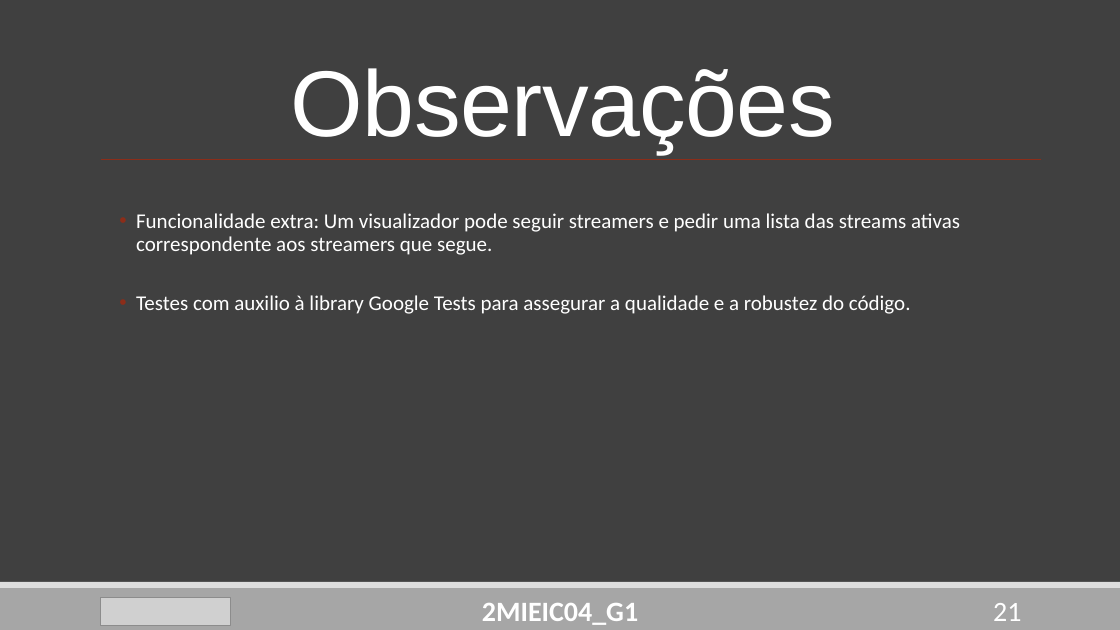
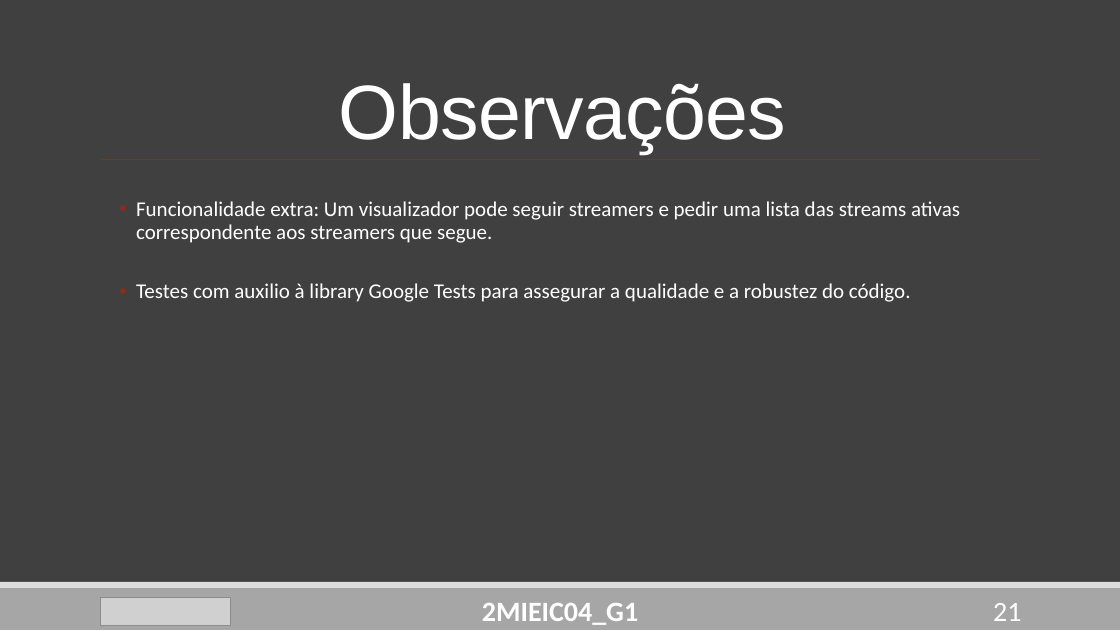
Before and after one commit to DoStini/FEUP-AEDA-proj, a slide deck: slide 21 of StreamZ_Apresentation4.pptx. Drawn at 1120x630 pixels with LibreOffice and Linux fonts; fonts in the diff are those of the drawing; grey boxes stand for pictures. Boxes give left, top, right and bottom in pixels: in the first picture for what was removed or moved away, otherwise in the second. Text is boxed around its words. In the diff, an @@ line names an element or a change of style, - is before the commit and + after.

Commit message:
pp final

```diff
--- a/StreamZ_Apresentation4.pptx
+++ b/StreamZ_Apresentation4.pptx
@@ title "Observações" at bbox=[339, 83, 786, 154]: size 80 to 66 pt @@
@@ text "Funcionalidade extra: Um visualizador pode ...": place and size @@
-text "Funcionalidade extra: Um visualizador pode ..." at bbox=[136, 213, 960, 314]
+text "Funcionalidade extra: Um visualizador pode ..." at bbox=[136, 201, 960, 302]
```
Also in this commit, not shown: 2 other slides changed, 1 slide added.
